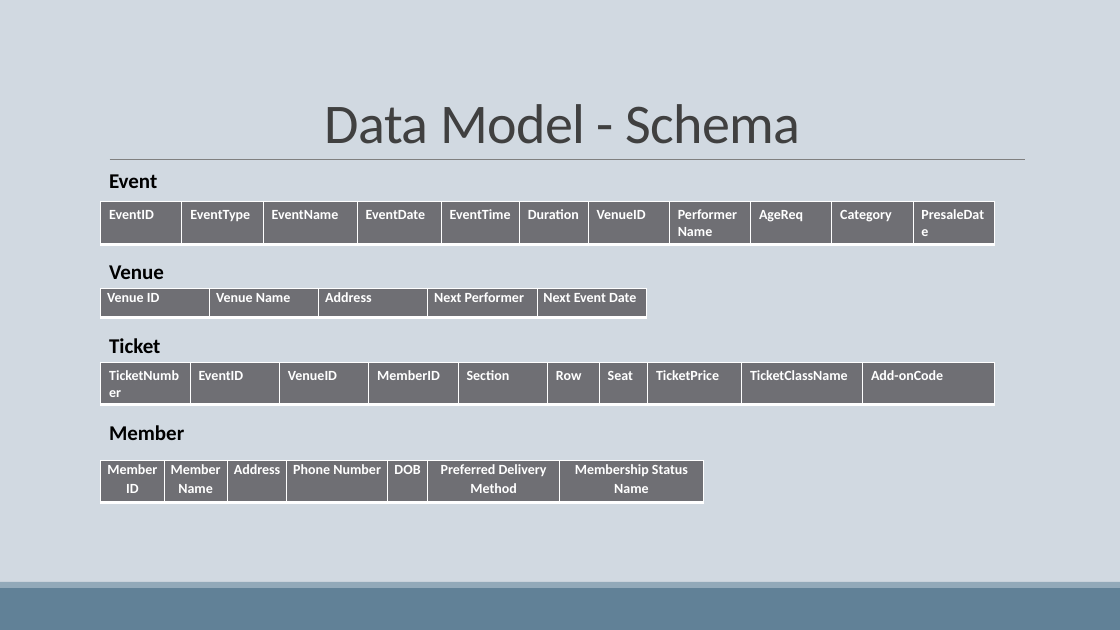
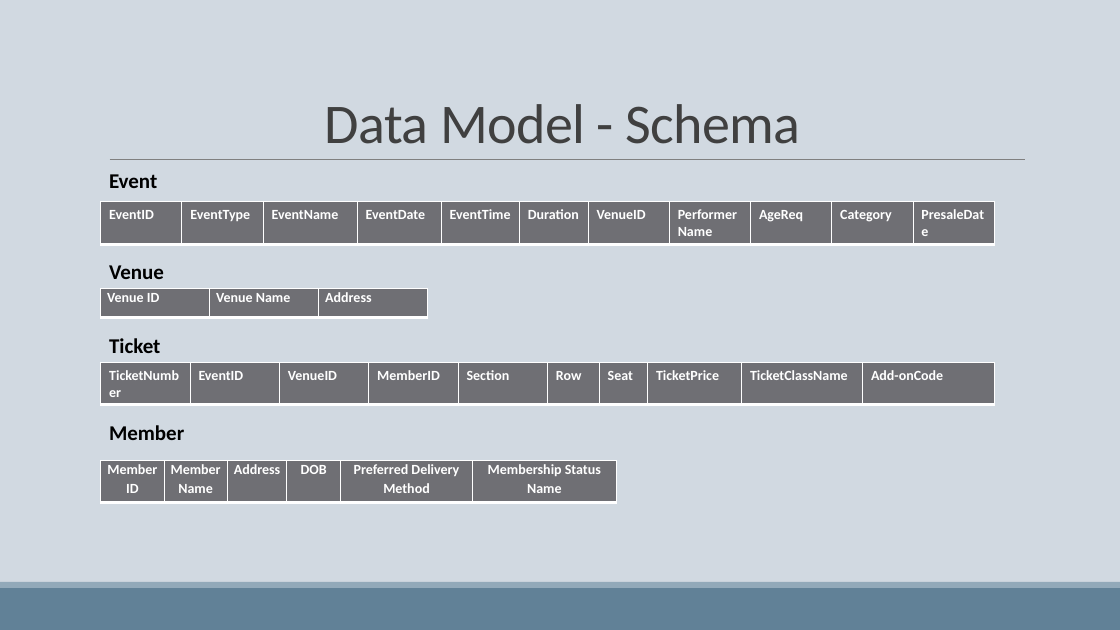
Before and after one commit to keatonmay/db_systems_proj, a slide deck: slide 7 of deliverables/Encore Tickets Presentation.pptx. Drawn at 1120x630 pixels with LibreOffice and Linux fonts; fonts in the diff are those of the drawing. Boxes give left, top, right and bottom in pixels: in the first picture for what was removed or moved away, otherwise in the second. Text is boxed around its words. In the diff, an @@ line names an element or a change of style, - is before the commit and + after.

```diff
--- a/deliverables/Encore Tickets Presentation.pptx
+++ b/deliverables/Encore Tickets Presentation.pptx
@@ table at (101,288,429,318) @@
-column 4: Next Performer
-column 5: Next Event Date
@@ table: place and size @@
-table at (101,288,647,318)
+table at (101,288,429,318)
@@ table at (101,460,616,502) @@
-column 4: Phone Number
@@ table: place and size @@
-table at (101,460,703,502)
+table at (101,460,616,502)
```
Also in this commit, not shown: 4 other slides changed.
